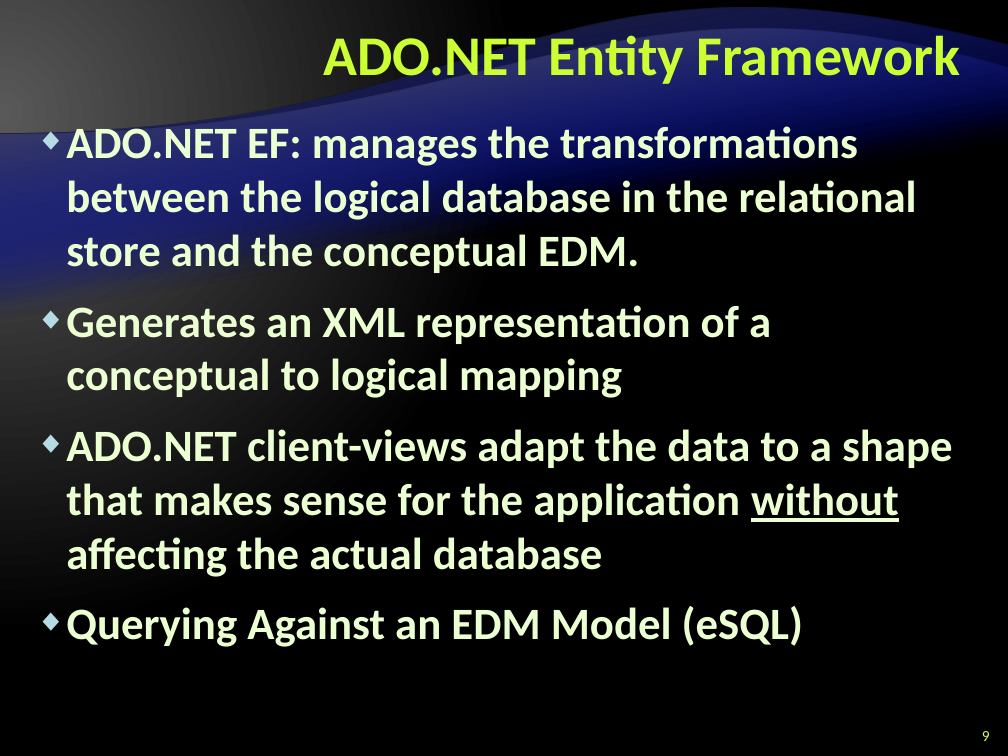
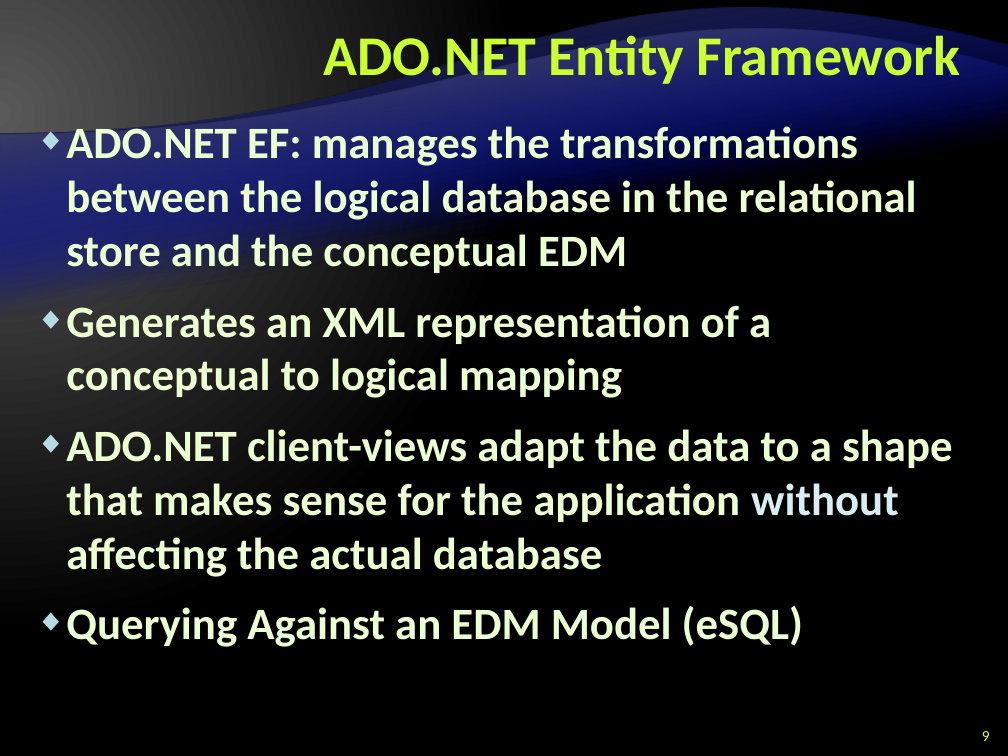
Before and after one commit to Graveheart/aspnetcourse, a slide deck: slide 9 of 2010/lectures/10. ASP.NET-and-Databases.pptx. Drawn at 1008x756 pixels with LibreOffice and Linux fonts; fonts in the diff are those of the drawing; background and template pictures are left out. Boxes give left, top, right and bottom in pixels: in the first picture for what was removed or moved away, otherwise in the second. Text is boxed around its words. In the diff, an @@ line names an element or a change of style, - is before the commit and + after.

Commit message:
Small fixes in the lectures (formatting)

```diff
--- a/2010/lectures/10. ASP.NET-and-Databases.pptx
+++ b/2010/lectures/10. ASP.NET-and-Databases.pptx
@@ text at bbox=[66, 121, 917, 278]: text changed @@
-◆ ADO.NET EF: manages the transformations between the logical database in the relational store and the conceptual EDM.
+◆ ADO.NET EF: manages the transformations between the logical database in the relational store and the conceptual EDM
@@ text at bbox=[66, 429, 953, 577]: text colour #EBFFD2 to #DAEDF2, underline off in "without" @@
```
Also in this commit, not shown: 13 other slides changed, 1 other file.
